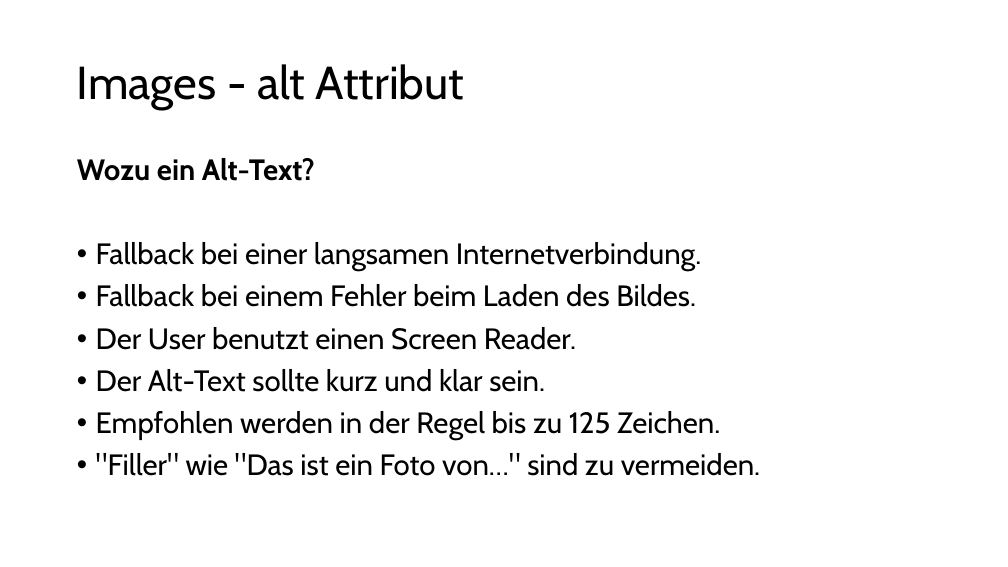
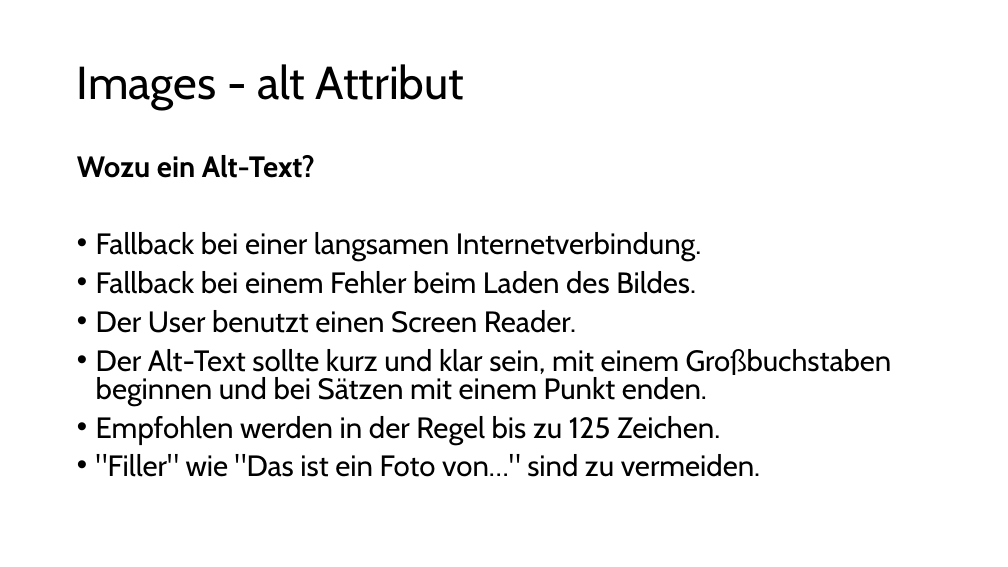
Before and after one commit to aykut-rocks/web-frontend-accessibility-training, a slide deck: slide 22 of Web-Frontend-Accessibility-03.pptx (slide 19 before the commit). Drawn at 1008x567 pixels with LibreOffice and Linux fonts; fonts in the diff are those of the drawing. Boxes give left, top, right and bottom in pixels: in the first picture for what was removed or moved away, otherwise in the second. Text is boxed around its words. In the diff, an @@ line names an element or a change of style, - is before the commit and + after.

```diff
--- a/Web-Frontend-Accessibility-03.pptx
+++ b/Web-Frontend-Accessibility-03.pptx
@@ text at (x1=77, y1=155, x2=760, y2=477): line spacing 0.9 to 0.8 @@
@@ text at (x1=96, y1=349, x2=892, y2=406): text changed @@
-• Der Alt-Text sollte kurz und klar sein.
+• Der Alt-Text sollte kurz und klar sein, mit einem Großbuchstaben beginnen und bei Sätzen mit einem Punkt enden.
```
Also in this commit, not shown: 7 other slides changed, 13 slides added.
